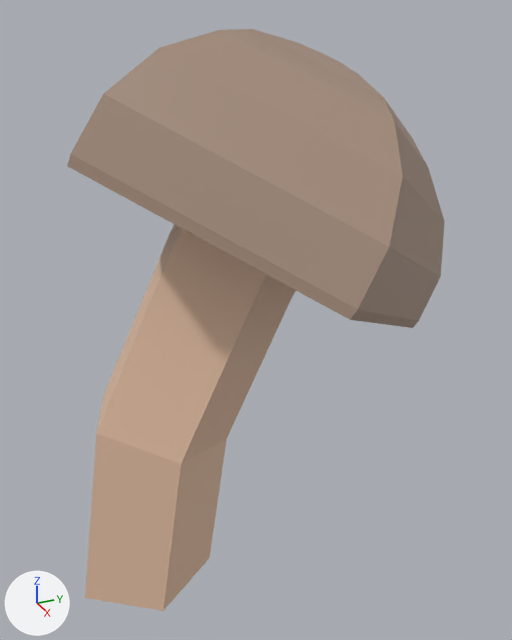
An edit to the FBX model Assets/1. Art/3D Assets/Mushroom/Mushroom_07.fbx, drawn before and after from the same camera.
Rendered twice from a camera (50 mm lens) standing at (0.955, -0.236, 0.903) and looking at (0.028, 0.181, 0.439). The lights are fixed; the arrows at lower left show +X, +Y and +Z. Where no turn or scale is listed for an object, it has been applied to the vertices.

The first picture shows 'Mushroom_07'.
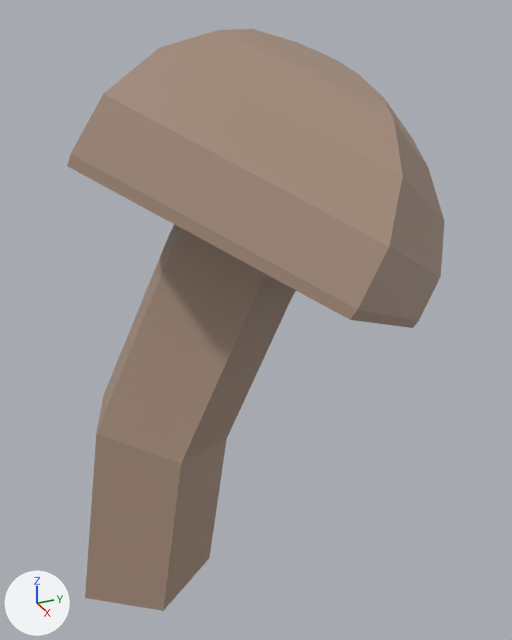
The newer file is also turned or shifted as a whole; pictures and numbers use the older file's frame.

What the commit changed:
me_cylinder_012 has 60 vertices, 57 faces and spans x -0.263..0.324, y -0.133..0.483, z -0.005..0.864.
me_cylinder_012 is used by ob_mushroom_07; location (0.0, 0.0, 0.0).
me_cylinder_012 part 1: all 16 faces that had it switch from mat_bodymush (beige #e7c2a6) to mat_headmush (its picture is missing).

Changed parts and their boxes [x1, y1, x2, y2] in the pictures (512 x 640 px):
part 1 of me_cylinder_012, recoloured: [85, 224, 296, 611] in both
